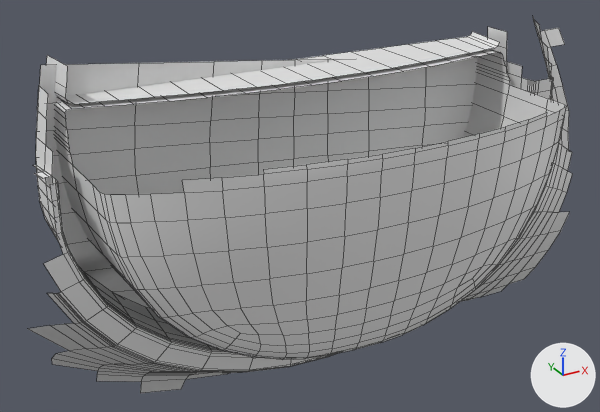
The OBJ model PadForge.App/3DModels/DS4/JetBlack/L1.obj: old version first, new version second.
The view is the same before and after, from a 50 mm lens placed at (-69.0, -54.2, 9.4), pointed at (-51.9, -23.3, -6.0). The axes (+X, +Y, +Z) are drawn at lower right. The lights are the same throughout. The first picture is the older version. Mesh edges are drawn as thin lines. Where no turn or scale is listed for an object, it has been applied to the vertices. Vertices at exactly the same position are counted once.

In view in the first picture: 'L1'.
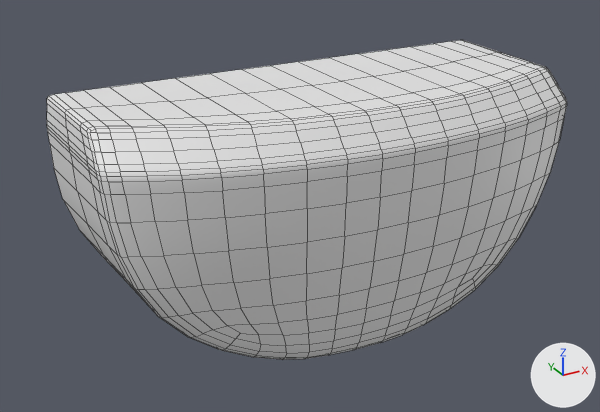
What differs and where, as boxes (x1, y1, x2, y2) in the pictures (600 x 412 px):
'L1', reshaped (15% shorter)
    before: (28, 18, 572, 393)
    after: (47, 40, 567, 360)
part 1 of me_l1, deleted
    before: (28, 57, 572, 393)
part 2 of me_l1, deleted
    before: (488, 18, 569, 150)
part 3 of me_l1, deleted
    before: (46, 31, 499, 104)
part 4 of me_l1, deleted
    before: (36, 86, 53, 178)
part 5 of me_l1, added
    after: (65, 52, 567, 195)

Edits to the bpy script that builds the scene:
```text
Change me_l1:
    used by ob_l1; location = (0.0, 0.0, 0.0)
    remove me_l1.from_pydata(...)  # 1197 vertices, 1009 faces; spans x -64.4..-35.1, y -30.9..-19.4, z -16.5..1.9
    add me_l1.from_pydata(...)  # 545 vertices, 516 faces; spans x -62.6..-41.6, y -30.9..-21.9, z -10.7..0.3
    me_l1 part 1: the loose piece of 602 vertices spanning x -64.4..-35.8, y -26.2..-19.4, z -16.5..1.8 is deleted
    me_l1 part 2: the loose piece of 180 vertices spanning x -41.2..-35.1, y -26.2..-21.8, z -5.6..1.2 is deleted
    me_l1 part 3: the loose piece of 46 vertices spanning x -62.5..-41.3, y -25.4..-21.9, z 0.5..1.9 is deleted
    me_l1 part 4: the loose piece of 15 vertices spanning x -63.7..-62.9, y -25.3..-22.9, z -2.1..1.0 is deleted
    me_l1 part 5: 191 vertices added at x -62.3..-41.8, y -30.8..-25.9, z -1.2..0.3
```
